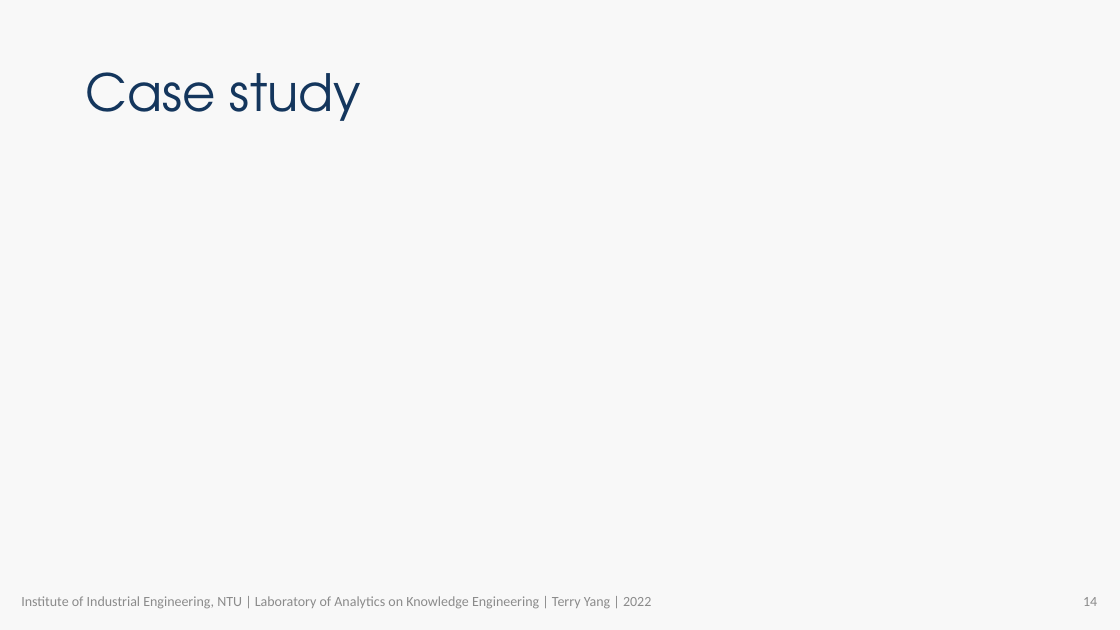
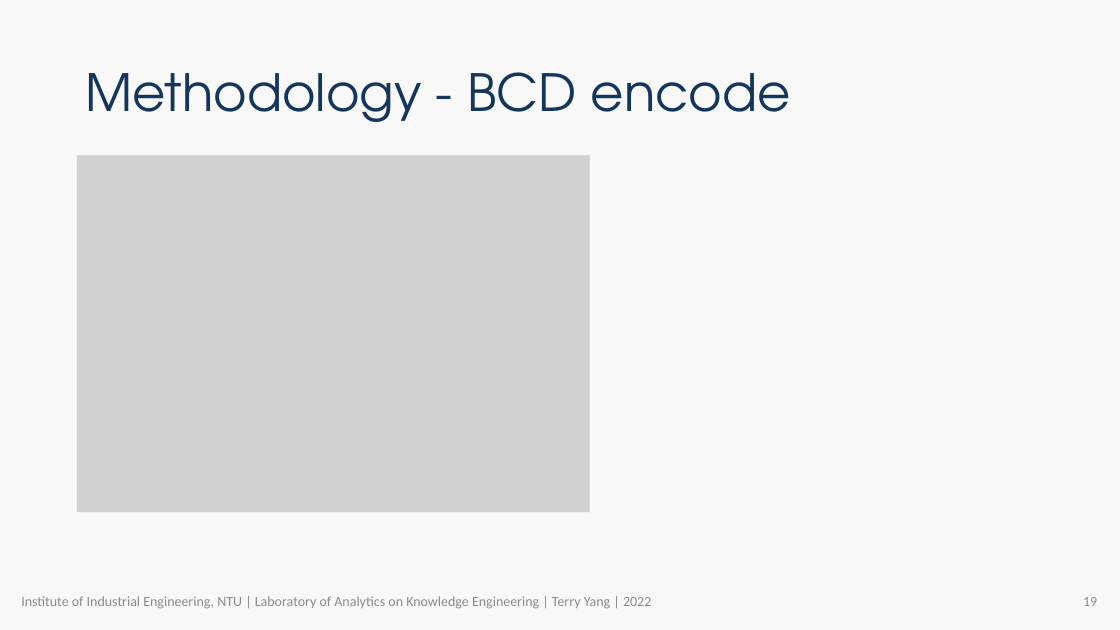
Before and after one commit to R64825/NTUIIE-Research, a slide deck: slide 19 of ppt/APIEMS TerryYang.pptx (slide 14 before the commit). Drawn at 1120x630 pixels with LibreOffice and Linux fonts; fonts in the diff are those of the drawing; grey boxes stand for pictures; background and template pictures are left out. Boxes give left, top, right and bottom in pixels: in the first picture for what was removed or moved away, otherwise in the second. Text is boxed around its words. In the diff, an @@ line names an element or a change of style, - is before the commit and + after.

```diff
--- a/ppt/APIEMS TerryYang.pptx
+++ b/ppt/APIEMS TerryYang.pptx
@@ title at box(85, 72, 791, 122): text changed @@
-Case study
+Methodology - BCD encode
@@ picture added at box(77, 155, 590, 513) @@
@@ page number at box(1083, 597, 1097, 606): text changed @@
-14
+19
```
Also in this commit, not shown: 12 other slides changed, 6 slides added, 5 other files.
